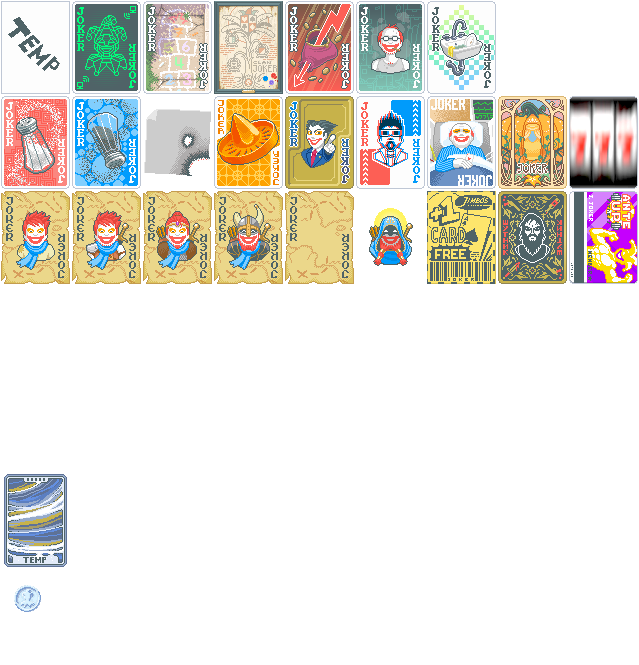
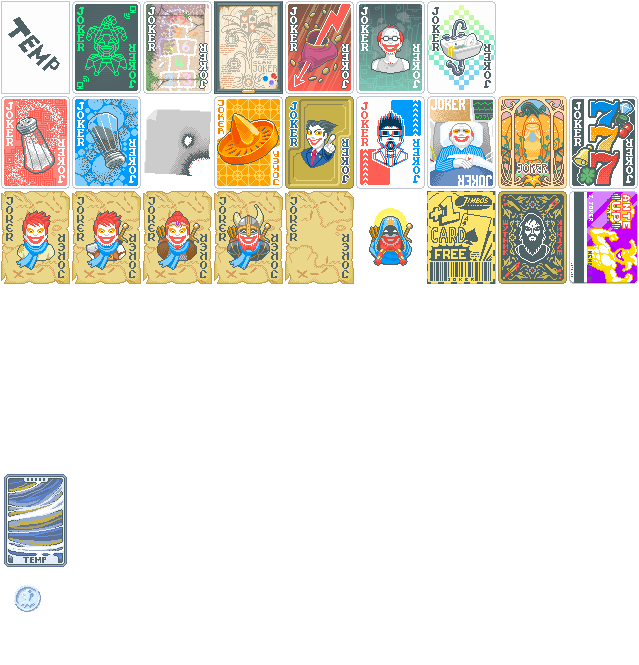
Before/after of a w=639, h=665 layered artwork. What changed in the layer stack:
renamed "777_tmp" to "777", moved it above "kitchen_sink", painted on it over left=570, top=97, right=637, bottom=188